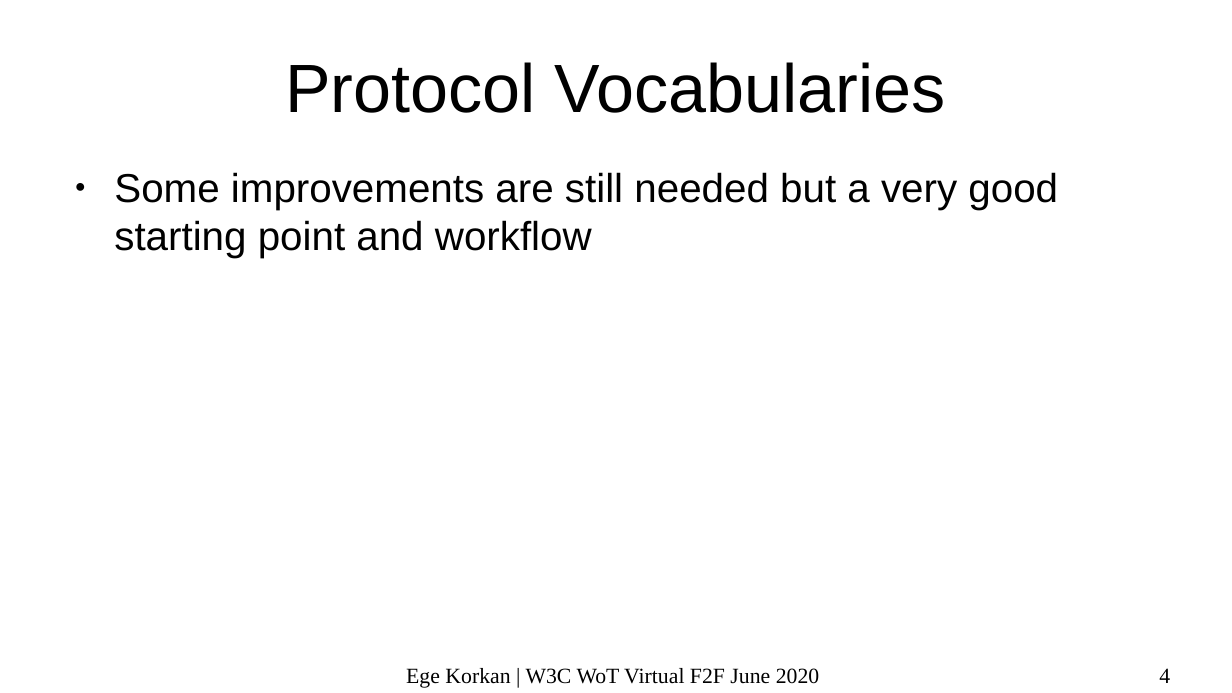
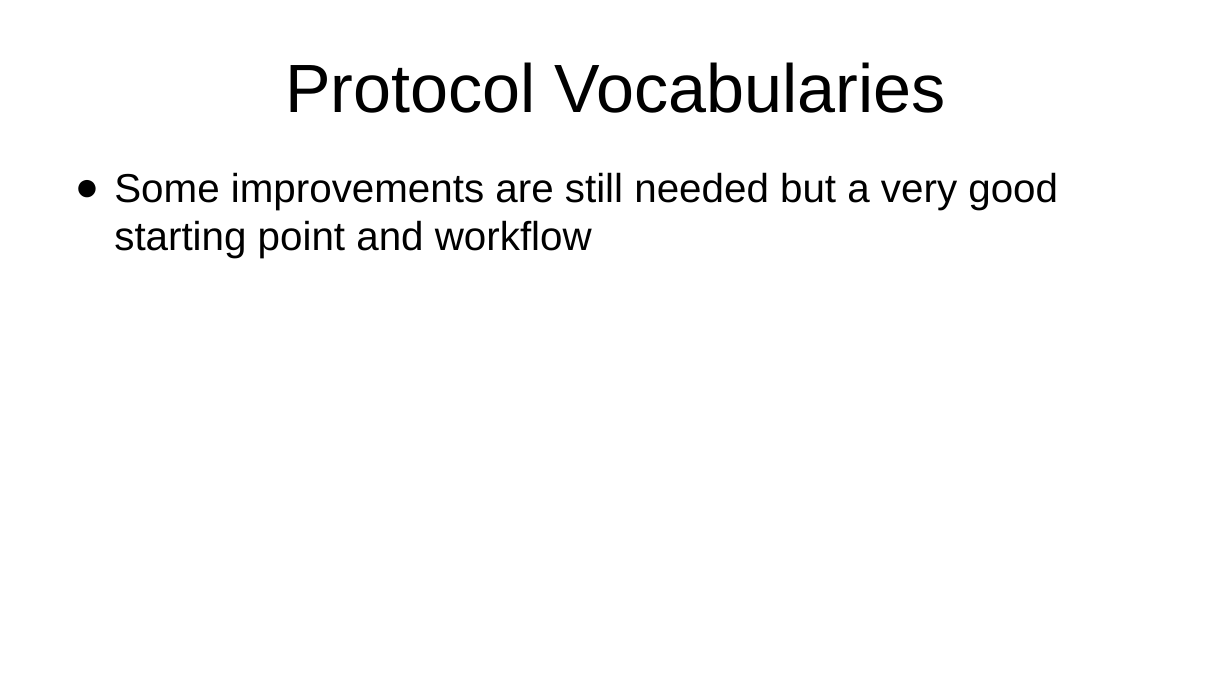
Before and after one commit to w3c/wot, a slide deck: slide 4 of PRESENTATIONS/2020-06-online-f2f/2020-06_WoT-Bindings.odp. Drawn at 1232x693 pixels with LibreOffice and Linux fonts; fonts in the diff are those of the drawing. Boxes give left, top, right and bottom in pixels: in the first picture for what was removed or moved away, otherwise in the second. Text is boxed around its words. In the diff, an @@ line names an element or a change of style, - is before the commit and + after.

```diff
--- a/PRESENTATIONS/2020-06-online-f2f/2020-06_WoT-Bindings.odp
+++ b/PRESENTATIONS/2020-06-online-f2f/2020-06_WoT-Bindings.odp
@@ text "Some improvements are still needed ..." at <box>114,172,1058,258</box>: less space between paragraphs @@
@@ text removed at <box>406,668,820,688</box> @@
-Ege Korkan | W3C WoT Virtual F2F June 2020
@@ page number removed at <box>1159,668,1170,683</box> @@
-4
```
Also in this commit, not shown: 13 other slides changed, 2 slides added, 1 slide removed, 1 other file.
